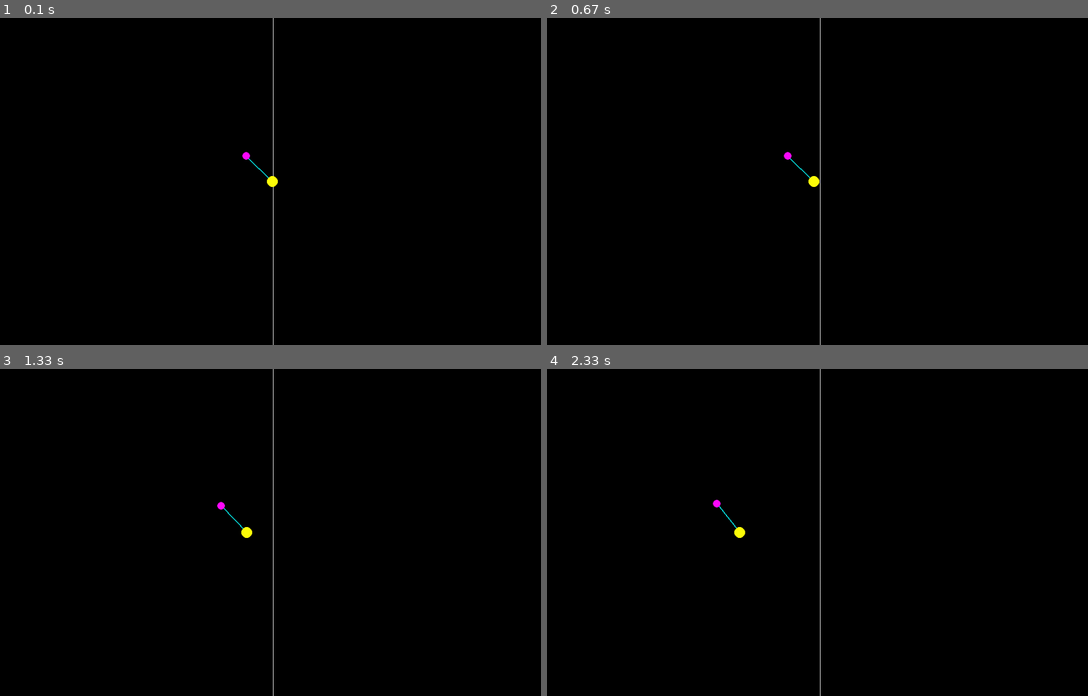
Above: before the commit, frames 1-4 (two rows, left to right).
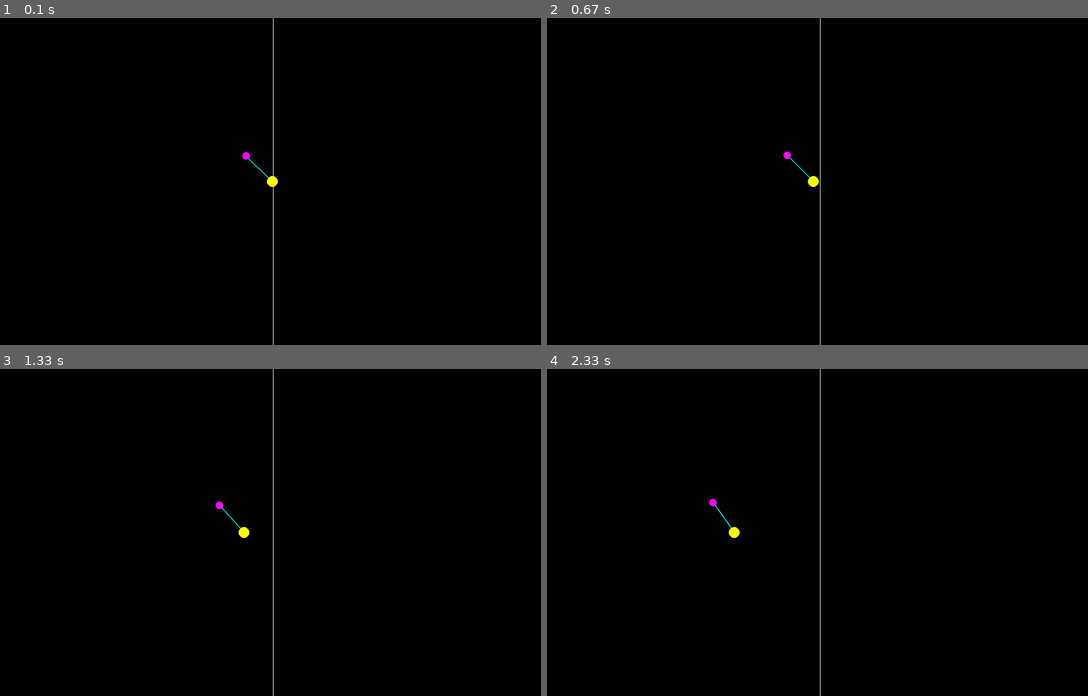
Above: after the commit, the same moments.

Repository: troncosoae/tareas-ctrl-intel
Game: pygame game, started from t3_v2/main.py
The game is run twice, just before and just after one commit, with the same random seed, the same clock (stepped at 60 frames per second) and the same inputs.
Inputs:
- Up to frame 1 (0.1 s): no input
- Up to frame 2 (0.67 s): no input
- Up to frame 3 (1.33 s): no input
- Up to frame 4 (2.33 s): no input

Frame 1 is identical in both runs. In frame 2, less than 0.1% of the frame differs, in the area x 43-51%, y 40-52%; in frame 3, 0.1%; in frame 4, 0.2%, in the area x 29-37%, y 39-52%.

Commit message:
fuzzy lqr control working

Diff:
--- a/t3_v2/ControlBoxes.py
+++ b/t3_v2/ControlBoxes.py
@@ -68,14 +68,14 @@
         K = self.K1
         if (np.abs(input_values['theta']) > np.pi/8 and
                 np.abs(input_values['theta_dot']) < 1.5):
-            print('K2')
+            # print('K2')
             K = self.K2
         elif (np.abs(input_values['theta']) <= np.pi/8 and
                 np.abs(input_values['theta_dot']) >= 1.5):
             K = self.K3
-            print('K3')
-        else:
-            print('K1')
+            # print('K3')
+        # else:
+        #     print('K1')
 
         u = 0
         for k in self.inputs_keys:
--- /dev/null
+++ b/t3_v2/FuzzyControlBoxes.py
@@ -0,0 +1,70 @@
+import numpy as np
+
+from Simulation import SimulationBox
+from fuzzy_tools import ramp_function_generator, \
+    trapezoid_function_generator, inv_trapezoid_function_generator
+
+
+class LQRSubmodelFuzzyController(SimulationBox):
+
+    def __init__(self, key, inputs_keys, man_v_name, K1, K2, K3):
+        SimulationBox.__init__(
+            self, key, inputs_keys, [man_v_name])
+        self.man_v_name = man_v_name
+
+        self.K1 = K1
+        self.K2 = K2
+        self.K3 = K3
+
+        self.K2_trap_theta_func = inv_trapezoid_function_generator(
+            -np.pi/4, 0, 0, np.pi/4)
+        self.K3_trap_theta_dot_func = inv_trapezoid_function_generator(
+            -2, -1, 1, 2)
+
+    def advance(self, input_values):
+        super().advance(input_values)
+
+        # print(self.K2_trap_theta_func(np.pi/8))
+        # print(self.K2_trap_theta_func(0.01))
+        # print(self.K3_trap_theta_dot_func(1.5))
+        # print(self.K3_trap_theta_dot_func(0))
+
+        theta = input_values['theta']
+        theta_dot = input_values['theta_dot']
+
+        set2_bel = self.K2_trap_theta_func(theta)
+        set3_bel = self.K3_trap_theta_dot_func(theta_dot)
+        set1_bel = 1 - set2_bel*set3_bel
+        total_bel = set1_bel + set2_bel + set3_bel
+
+        u1 = 0
+        for k in self.inputs_keys:
+            u1 += self.K1[k]*input_values[k]
+
+        u2 = 0
+        for k in self.inputs_keys:
+            u2 += self.K2[k]*input_values[k]
+
+        u3 = 0
+        for k in self.inputs_keys:
+            u3 += self.K3[k]*input_values[k]
+
+        u = (u1*set1_bel + u2*set2_bel + u3*set3_bel)/total_bel
+
+        # K = self.K1
+        # if (np.abs(input_values['theta']) > np.pi/8 and
+        #         np.abs(input_values['theta_dot']) < 1.5):
+        #     # print('K2')
+        #     K = self.K2
+        # elif (np.abs(input_values['theta']) <= np.pi/8 and
+        #         np.abs(input_values['theta_dot']) >= 1.5):
+        #     K = self.K3
+        #     # print('K3')
+        # # else:
+        # #     print('K1')
+
+        # u = 0
+        # for k in self.inputs_keys:
+        #     u += K[k]*input_values[k]
+
+        return {self.man_v_name: u}
--- a/t3_v2/ModelBoxes.py
+++ b/t3_v2/ModelBoxes.py
@@ -226,8 +226,8 @@
         super().advance(input_values)
 
         if np.abs(input_values['theta']) > np.pi/8:
-            print('linear model 2')
+            # print('linear model 2')
             return self.linear_model2(input_values)
         else:
-            print('linear model 1')
+            # print('linear model 1')
             return self.linear_model1(input_values)
--- /dev/null
+++ b/t3_v2/fuzzy_tools.py
@@ -0,0 +1,48 @@
+import numpy as np
+
+
+def ramp_function_generator(a, b):
+    def ramp_function(x):
+        return np.max([
+            np.min([
+                (1 - 0)/(b - a)*(x - a) + 0,
+                1
+            ]),
+            0
+        ])
+    return ramp_function
+
+
+def trapezoid_function_generator(a, b, c, d):
+    def trapezoid_function(x):
+        return np.max([
+            np.min([
+                (1 - 0)/(b - a)*(x - a) + 0,
+                1,
+                (0 - 1)/(d - c)*(x - c) + 1
+            ]),
+            0
+        ])
+    return trapezoid_function
+
+
+def inv_trapezoid_function_generator(a, b, c, d):
+    def inv_trapezoid_function(x):
+        return np.min([
+            np.max([
+                (0 - 1)/(b - a)*(x - a) + 1,
+                0,
+                (1 - 0)/(d - c)*(x - c) + 0
+            ]),
+            1
+        ])
+    return inv_trapezoid_function
+
+
+if __name__ == '__main__':
+    func = inv_trapezoid_function_generator(1, 2, 3, 4)
+    print(func(0.5))
+    print(func(1.5))
+    print(func(2.5))
+    print(func(3.5))
+    print(func(4.5))
--- a/t3_v2/main.py
+++ b/t3_v2/main.py
@@ -1,3 +1,5 @@
+import numpy as np
+
 from Simulation import Simulation, get_close_sim_for_box
 from SystemBoxes import PendulumSystem
 from PygameBoxes import PendulumWindow
@@ -5,6 +7,7 @@
 from MeasuringBoxes import PlottingMeasurer
 from ModelBoxes import PendulumModel, LinearPendulumModel, \
     PendulumSubModelsModel
+from FuzzyControlBoxes import LQRSubmodelFuzzyController
 
 
 if __name__ == "__main__":
@@ -27,6 +30,11 @@
         {'theta': -29.5, 'theta_dot': -7.20, 'F': 0.107},
         {'theta': -23.7, 'theta_dot': -6.60, 'F': 0.0987},
         {'theta': -33.7, 'theta_dot': -7.61, 'F': 0.112})
+    lqrsubmdlfzy_controller = LQRSubmodelFuzzyController(
+        'lqr', ['theta', 'theta_dot', 'F'], 'u',
+        {'theta': -29.5, 'theta_dot': -7.20, 'F': 0.107},
+        {'theta': -23.7, 'theta_dot': -6.60, 'F': 0.0987},
+        {'theta': -33.7, 'theta_dot': -7.61, 'F': 0.112})
     # measurer = PlottingMeasurer('meas', ['u', 'theta', 'theta_pred'], Ts)
     measurer = PlottingMeasurer(
         'meas',
@@ -41,7 +49,8 @@
     sim.add_box(pendulum_system, {'u': 0})
     # sim.add_box(pid_controller, {'ref': 0})
     # sim.add_box(lqr_controller)
-    sim.add_box(lqrsubmdl_controller)
+    # sim.add_box(lqrsubmdl_controller)
+    sim.add_box(lqrsubmdlfzy_controller)
     sim.add_box(pendulum_model)
     sim.add_box(measurer)
     sim.add_box(pygame_tracker)
@@ -54,3 +63,24 @@
         'theta', 'theta_pred', 'x', 'x_pred', 'F', 'F_pred'])
     measurer.plot_values([
         'theta', 'theta_pred', 'theta_dot', 'theta_dot_pred'])
+
+    u = measurer.historical_values['u']
+    theta = measurer.historical_values['theta']
+    theta_dot = measurer.historical_values['theta_dot']
+    F = measurer.historical_values['F']
+    t = measurer.t
+
+    # print(u, theta)
+    int_theta = 0
+    J = 0
+    index = 0
+    for ti in t:
+        if ti > 6:
+            break
+        int_theta += np.abs(theta[index])
+        J += theta[index]**2*50 + theta_dot[index]**2*10 + \
+            F[index]**2*0.01 + u[index]**2*1
+        index += 1
+    int_theta *= Ts
+
+    print(f'int_theta: {int_theta}\nJ: {J}')
